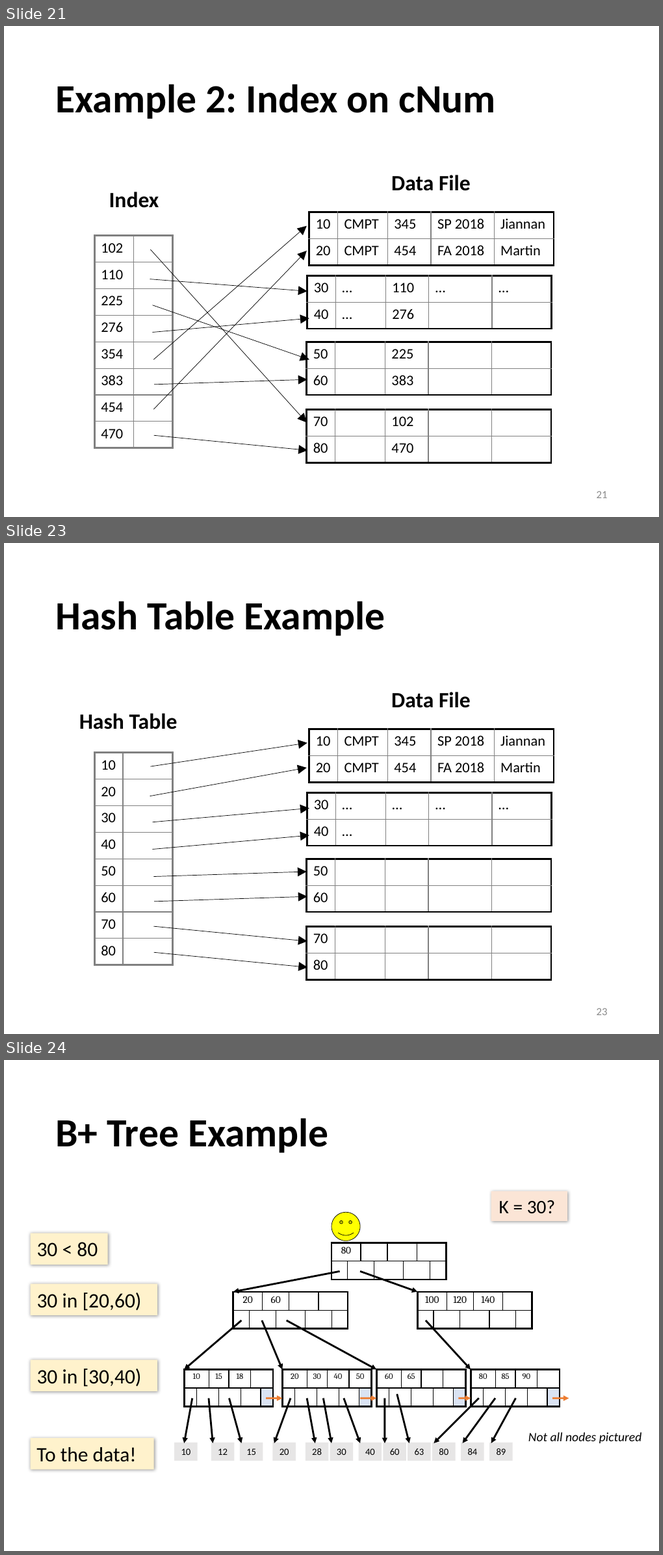
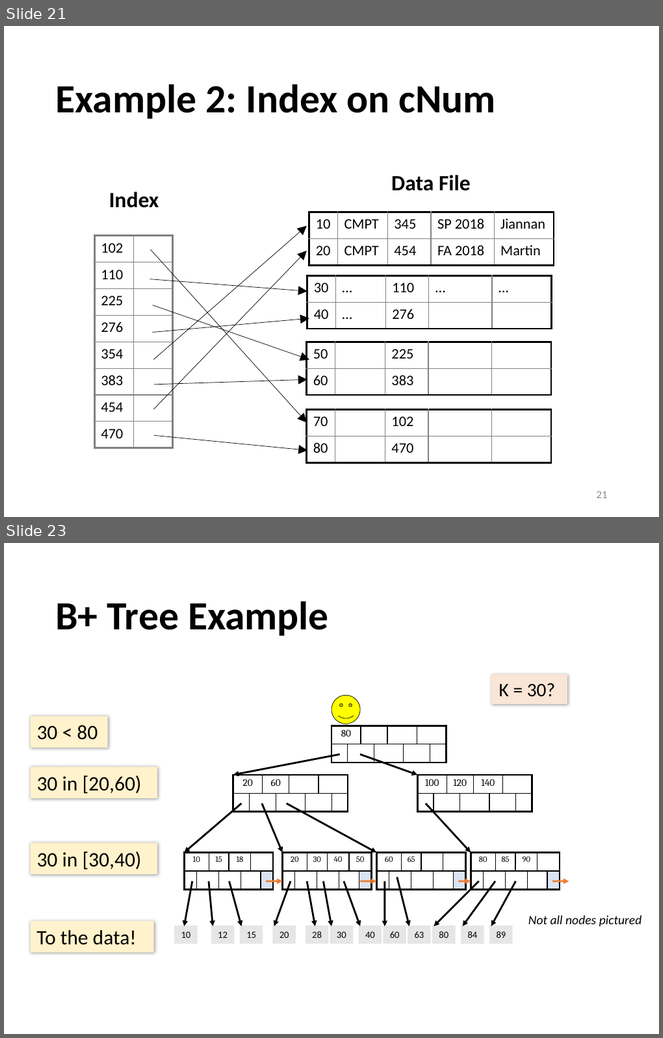
Before and after one commit to sfu-db/cmpt354, a slide deck: Lectures/lec6-qp-indexing.pptx. Shown one above the other, each under a label of ours: slides 21, 23 and 24 before the commit, slides 21 and 23 after it; the slides between them are not shown. The pictures are 663x1555 and 663x1038 pixels, drawn with LibreOffice and Linux fonts; fonts in the diff are those of the drawing. Boxes give left, top, right and bottom in pixels: in the first picture for what was removed or moved away, otherwise in the second. Text is boxed around its words. In the diff, an @@ line names an element or a change of style, - is before the commit and + after.

```diff
--- a/Lectures/lec6-qp-indexing.pptx
+++ b/Lectures/lec6-qp-indexing.pptx
@@ slide 23 removed at <box>4,543,659,1034</box>, background #FFFFFF @@
@@ title removed at <box>55,601,385,636</box> @@
-Hash Table Example
@@ text removed at <box>391,692,471,708</box> @@
-Data File
@@ text removed at <box>79,713,178,730</box> @@
-Hash Table
@@ table removed at <box>310,729,553,782</box>, 2 rows, 5 columns @@
-10 | CMPT | 345 | SP 2018 | Jiannan
-20 | CMPT | 454 | FA 2018 | Martin
@@ table removed at <box>94,753,172,965</box>, 8 rows, 2 columns @@
-10 | 
-20 | 
-30 | 
-40 | 
-50 | 
-60 | 
-70 | 
-80 | 
@@ arrow removed from (151, 767) to (308, 743) @@
@@ arrow removed from (150, 797) to (307, 768) @@
@@ table removed at <box>308,793,551,846</box>, 2 rows, 5 columns @@
-30 | … | … | … | …
-40 | … |  |  | 
@@ arrow removed from (153, 822) to (310, 808) @@
@@ arrow removed from (153, 850) to (310, 835) @@
@@ arrow removed from (154, 876) to (307, 872) @@
@@ table removed at <box>307,859,551,912</box>, 2 rows, 5 columns @@
-50 |  |  |  | 
-60 |  |  |  | 
@@ arrow removed from (154, 901) to (308, 897) @@
@@ arrow removed from (154, 927) to (308, 941) @@
@@ table removed at <box>307,927,551,980</box>, 2 rows, 5 columns @@
-70 |  |  |  | 
-80 |  |  |  | 
@@ arrow removed from (154, 953) to (308, 967) @@
@@ page number removed at <box>597,1008,608,1016</box> @@
-23
@@ what was slide 24 is now slide 23 @@
```
Also in this commit, not shown: 2 slides changed, 3 other files.
